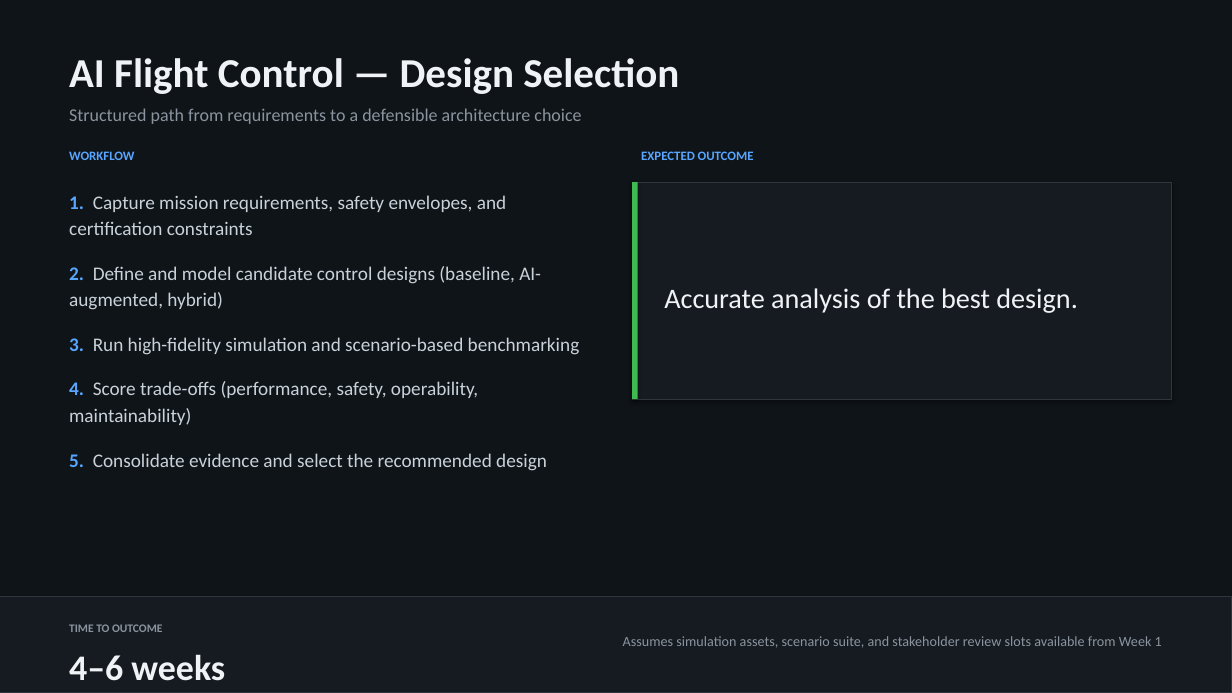
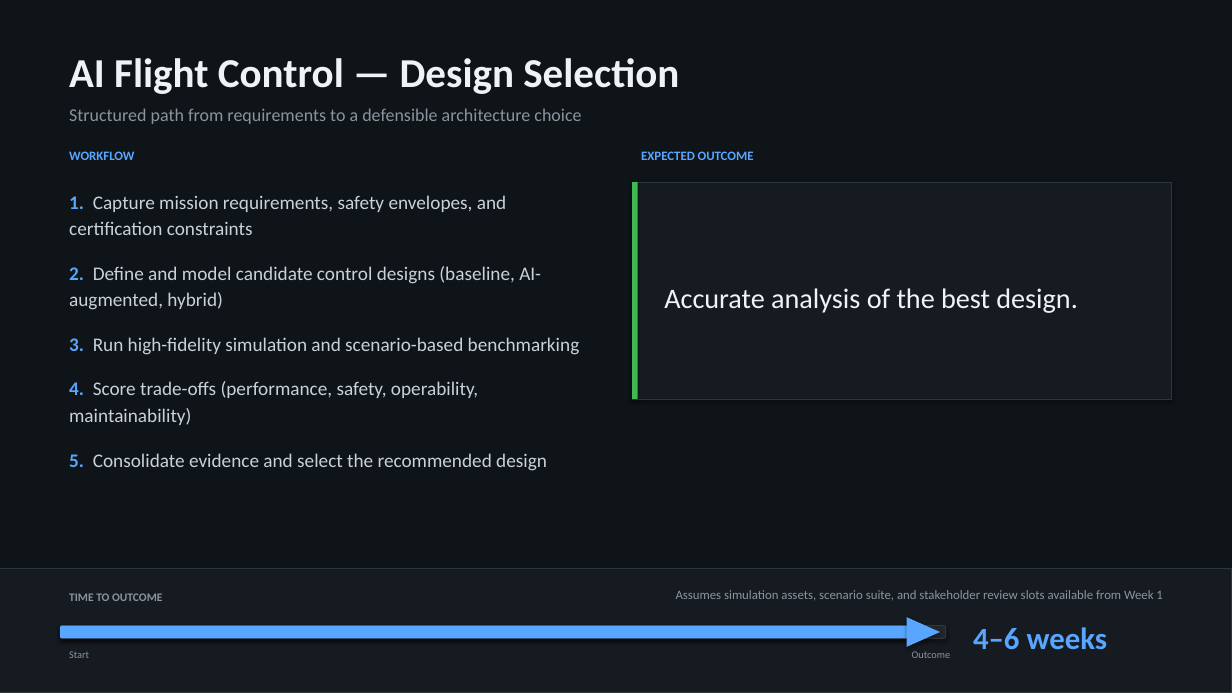
Before and after one commit to chaficjaber-maker/AI-flight-control, a slide deck: slide 1 of slides/ai-flight-control-design-slide.pptx. Drawn at 1232x693 pixels with LibreOffice and Linux fonts; fonts in the diff are those of the drawing. Boxes give left, top, right and bottom in pixels: in the first picture for what was removed or moved away, otherwise in the second. Text is boxed around its words. In the diff, an @@ line names an element or a change of style, - is before the commit and + after.

```diff
--- a/slides/ai-flight-control-design-slide.pptx
+++ b/slides/ai-flight-control-design-slide.pptx
@@ rectangle: place and size @@
-rectangle at (0,596,1232,693)
+rectangle at (0,568,1232,693)
@@ text "TIME TO OUTCOME": place and size @@
-text "TIME TO OUTCOME" at (69,624,162,632)
+text "TIME TO OUTCOME" at (69,593,162,601)
@@ text "Assumes simulation assets, scenario suite, ...": place and size @@
-text "Assumes simulation assets, scenario suite, ..." at (623,636,1162,648)
+text "Assumes simulation assets, scenario suite, ..." at (676,590,1162,600)
@@ text "Assumes simulation assets, scenario suite, ..." at (676,590,1162,600): size 11 to 10 pt @@
@@ rounded rectangle added at (60,626,945,639), fill #21262D, outline #30363D 0.75 pt @@
@@ rounded rectangle added at (60,626,913,639), fill #58A6FF @@
@@ triangle added at (907,617,940,647), fill #58A6FF @@
@@ text "4–6 weeks": place and size @@
-text "4–6 weeks" at (69,654,225,681)
+text "4–6 weeks" at (973,627,1107,650)
@@ text "4–6 weeks" at (973,627,1107,650): size 28 to 24 pt, text colour #F0F3F6 to #58A6FF @@
@@ text added at (69,651,89,658), 8 pt, text #8B949E @@
+Start
@@ text added at (912,651,951,658), 8 pt, text #8B949E @@
+Outcome
```
